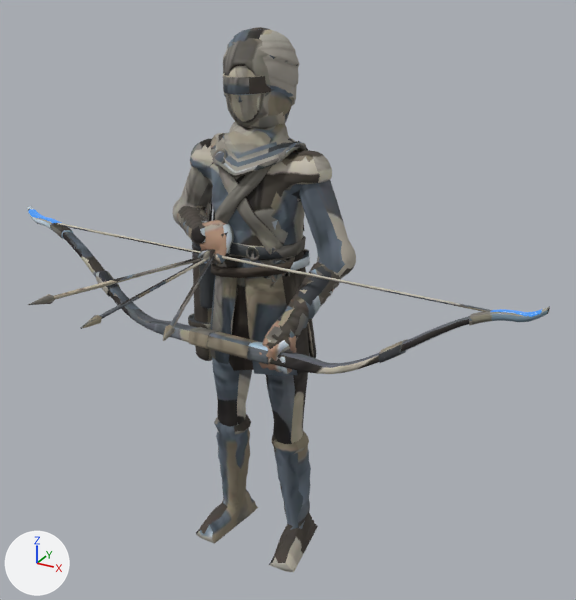
The glTF model games/vale/art/out/fighters/lisvel/lisvel_gorgewalk.glb, before and after one commit.
Rendered twice from a 50 mm lens placed at (1.303, -2.168, 2.1), pointed at (0.195, -0.154, 1.093). Lighting does not change. The marker at lower left points along +X, +Y and +Z. The first picture is the older version. Vertices at exactly the same position are counted once.

Names of what the first picture shows: 'lisvel_gorgewalk' and 1 more.
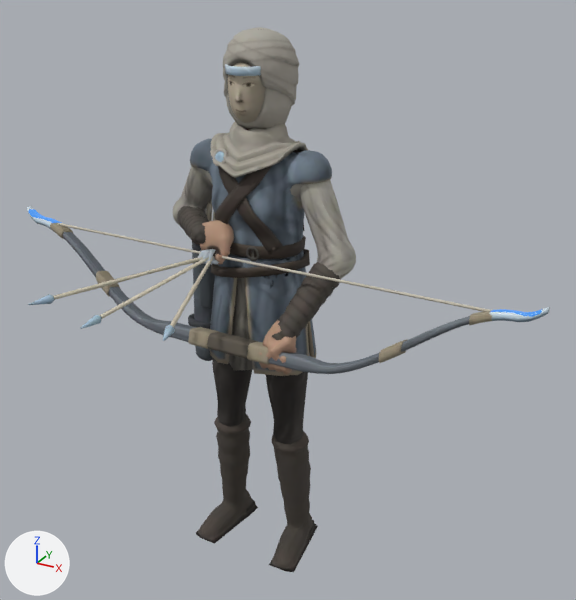
Where the change shows, as pixel boxes (x1, y1, x2, y2) in the pictures (576 x 600 px; the box of a moved part takes in the faces that stretch with it):
part 1 of me_lisvel, moved or reshaped: before (223, 30, 288, 131); after (223, 30, 288, 130)
part 2 of me_lisvel, surface changed: (27, 27, 550, 572) in both

The change in detail:
me_lisvel is used by ob_lisvel_gorgewalk; location (0.0, 0.0, 0.0).
me_lisvel had 10899 vertices, 23157 faces and spanned x -0.88..0.98, y -0.79..0.17, z 0.0..1.88.
me_lisvel now has 10898 vertices, 23155 faces and spans x -0.88..0.98, y -0.79..0.17, z 0.0..1.88.
me_lisvel part 1: 202 vertices moved from x -0.07..0.08, y -0.14..0.15, z 1.59..1.82 to x -0.07..0.08, y -0.12..0.15, z 1.59..1.82; 377 vertices removed from x -0.11..0.1, y -0.14..0.16, z 1.59..1.87; 376 vertices added at x -0.11..0.1, y -0.12..0.16, z 1.59..1.87.
me_lisvel part 2: 18362 kept faces spanning x -0.88..0.98, y -0.79..0.17, z 0.0..1.88 get new texture (UV) coordinates.
